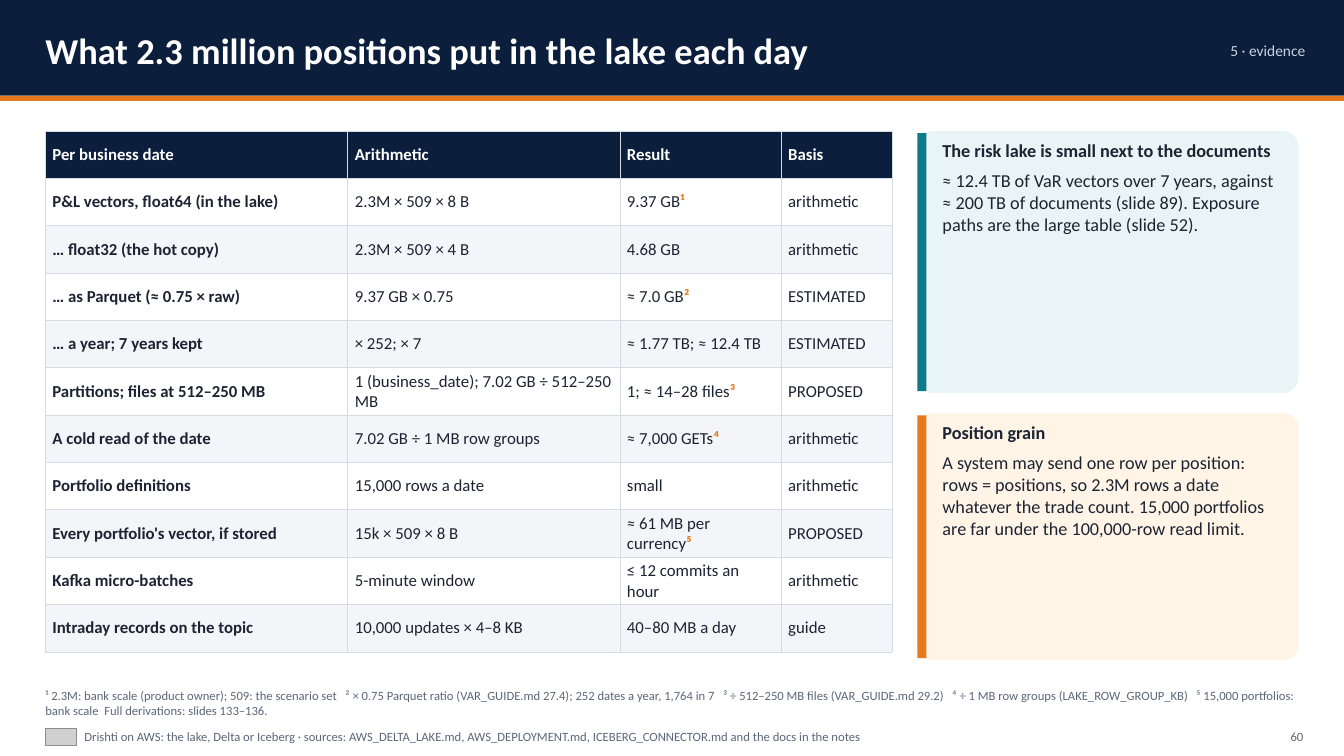
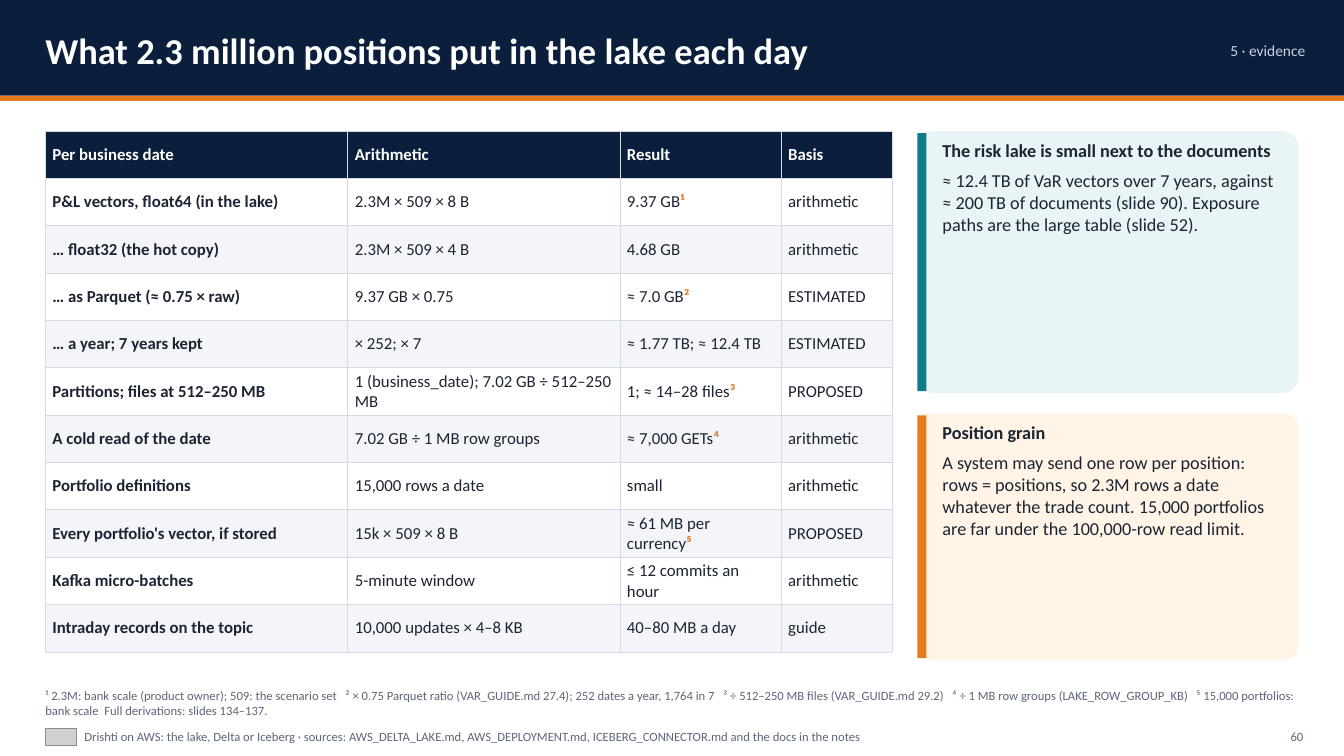
Before and after one commit to ajsinha/drishti, a slide deck: slide 60 of docs/publications/Drishti-on-AWS.pptx. Drawn at 1344x756 pixels with LibreOffice and Linux fonts; fonts in the diff are those of the drawing; grey boxes stand for pictures. Boxes give left, top, right and bottom in pixels: in the first picture for what was removed or moved away, otherwise in the second. Text is boxed around its words. In the diff, an @@ line names an element or a change of style, - is before the commit and + after.

Commit message:
Decks: the 1,000,000-position run after the memory work in every deck (one server at -Xmx6g, two dates in 2.2 GB of heap against 7.5 GB, 0.6-0.9 GB a date, RSS 6.9 GB against 17.2 GB, 183/138/124 req/s with no failure against 40/36/29, the bank minus a desk 0.20 s against 5.7 s, VaR identical to the dollar) as native charts and a before-and-after slide; Why VaR moved: one change at a time (the waterfall S0 to S7, illustrative figures, three views, the working, VAR EXPLAIN) in the VaR Engine deck and the Design-and-Evidence market-risk case; the memory model (ten dates, least recently used out, pinned month, quarter and year ends on New York and Toronto, refusals remembered) and the phone tiers in the VaR Engine deck; the memory model slide as built in Design-and-Evidence

```diff
--- a/docs/publications/Drishti-on-AWS.pptx
+++ b/docs/publications/Drishti-on-AWS.pptx
@@ text at (942,174,1273,234): text changed @@
-≈ 12.4 TB of VaR vectors over 7 years, against ≈ 200 TB of documents (slide 89). Exposure paths are the large table (slide 52).
+≈ 12.4 TB of VaR vectors over 7 years, against ≈ 200 TB of documents (slide 90). Exposure paths are the large table (slide 52).
@@ text at (45,690,1294,715): text changed @@
-¹ 2.3M: bank scale (product owner); 509: the scenario set ² × 0.75 Parquet ratio (VAR_GUIDE.md 27.4); 252 dates a year, 1,764 in 7 ³ ÷ 512–250 MB files (VAR_GUIDE.md 29.2) ⁴ ÷ 1 MB row groups (LAKE_ROW_GROUP_KB) ⁵ 15,000 portfolios: bank scale Full derivations: slides 133–136.
+¹ 2.3M: bank scale (product owner); 509: the scenario set ² × 0.75 Parquet ratio (VAR_GUIDE.md 27.4); 252 dates a year, 1,764 in 7 ³ ÷ 512–250 MB files (VAR_GUIDE.md 29.2) ⁴ ÷ 1 MB row groups (LAKE_ROW_GROUP_KB) ⁵ 15,000 portfolios: bank scale Full derivations: slides 134–137.
```
Also in this commit, not shown: 76 other slides changed, 1 slide added, 5 other files.
